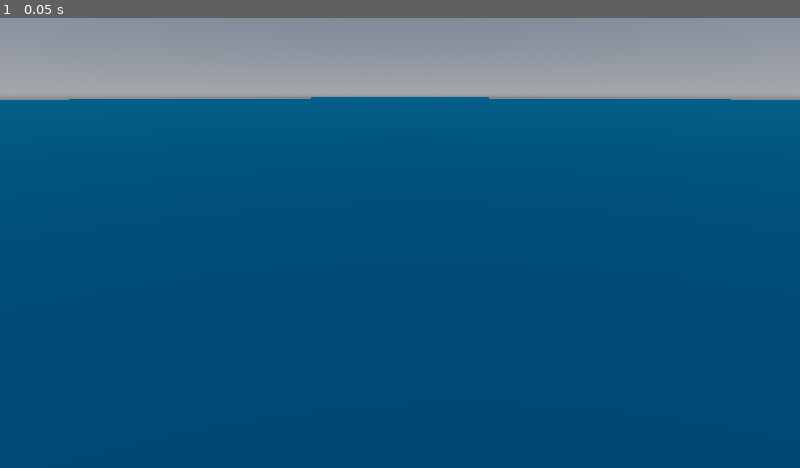
Above: before the commit, frame 1.
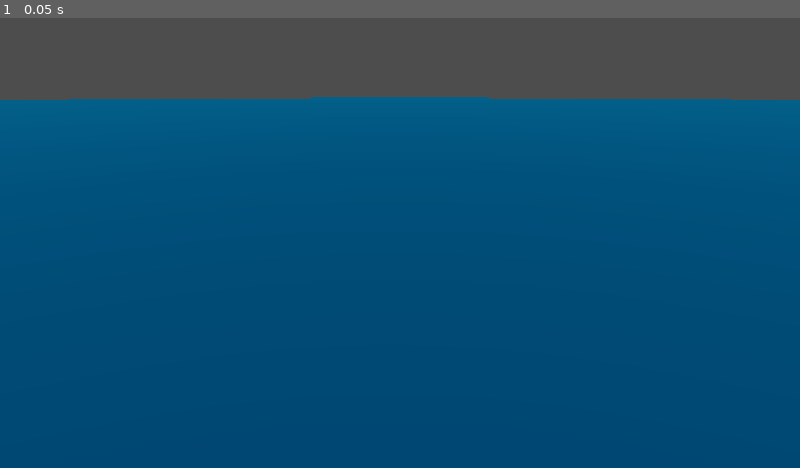
Above: after the commit, the same moment.

Repository: Explotador72/abyss
Game: Godot game, scene res://game/scenes/main.tscn
Two runs of this game, one before a commit and one after it. Both use one fixed random seed, a clock stepped at 60 frames per second and the inputs below.
Inputs:
- Up to frame 1 (0.05 s): no input

The runs differ from the first frame. In frame 1, 18% of the frame differs, in the area x 0-100%, y 0-19%.

Commit message:
fix: camera-relative UV removes world-origin precision loss
UV = world_pos.xz - CAMERA_POSITION_WORLD.xz keeps coordinate
values small regardless of world position, eliminating float
precision loss that caused color/size shift at distance.
Also removes debug prints from _update_follow_camera().

Diff:
--- a/engine/ocean/ocean_system.gd
+++ b/engine/ocean/ocean_system.gd
@@ -711,8 +711,6 @@
 	var target_position := global_position
 	target_position.x = camera.global_position.x
 	target_position.z = camera.global_position.z
-	if global_position.distance_squared_to(target_position) > 0.01:
-		prints("Ocean offset:", global_position.x - target_position.x, global_position.z - target_position.z, "Cam:", camera.global_position, "Ocean:", global_position)
 	global_position = target_position
 
 func _segments_for_ring(radius: float) -> int:
--- a/engine/ocean/shaders/water.gdshader
+++ b/engine/ocean/shaders/water.gdshader
@@ -132,7 +132,7 @@
 
 void vertex() {
 	vec3 world_pos = (MODEL_MATRIX * vec4(VERTEX, 1.0)).xyz;
-	UV = world_pos.xz;
+	UV = world_pos.xz - CAMERA_POSITION_WORLD.xz;
 	distance_to_camera = length(world_pos.xz - CAMERA_POSITION_WORLD.xz);
 	distance_lod = get_distance_lod(distance_to_camera);
 
--- a/game/scenes/main.tscn
+++ b/game/scenes/main.tscn
@@ -5,22 +5,12 @@
 [ext_resource type="Texture2D" uid="uid://0sm3ieeolp3i" path="res://assets/ui/Arrow.png" id="3_8buom"]
 [ext_resource type="PackedScene" uid="uid://df5p5ldgvcsu3" path="res://game/world/buoyancy/buoy.tscn" id="4_8buom"]
 
-[sub_resource type="ProceduralSkyMaterial" id="ProceduralSkyMaterial_3kp1d"]
-
-[sub_resource type="Sky" id="Sky_n1w2q"]
-sky_material = SubResource("ProceduralSkyMaterial_3kp1d")
-
-[sub_resource type="Environment" id="Environment_sw73p"]
-background_mode = 2
-sky = SubResource("Sky_n1w2q")
-ambient_light_color = Color(0.9607843, 0, 0.9607843, 1)
-
 [sub_resource type="PlaneMesh" id="PlaneMesh_sw73p"]
 
 [node name="Main" type="Node3D" unique_id=751255594]
 
 [node name="OceanSystem" parent="." unique_id=1912029964 instance=ExtResource("1_20rwd")]
-transform = Transform3D(1, 0, 0, 0, 1, 0, 0, 0, 1, 32.999783, 0, 17.699081)
+transform = Transform3D(1, 0, 0, 0, 1, 0, 0, 0, 1, 23.511591, 0, -505.78992)
 water_color = Color(8.904189e-07, 0.28770375, 0.32488927, 1)
 water_deep_color = Color(0.014753374, 0.2035498, 0.38014144, 1)
 height_crest = 1.0
@@ -50,10 +40,7 @@
 transform = Transform3D(1, 0, 0, 0, 1, 0, 0, 0, 1, 13.307933, 1.6083913, -10.195515)
 
 [node name="Camera3D" type="Camera3D" parent="." unique_id=1101517580]
-transform = Transform3D(0.14665031, 0.44838023, -0.8817306, 1.3130084e-08, 0.89136773, 0.4532809, 0.98918843, -0.06647378, 0.1307194, 23.511591, 6.828908, -5.0809784)
-
-[node name="WorldEnvironment" type="WorldEnvironment" parent="." unique_id=1474840087]
-environment = SubResource("Environment_sw73p")
+transform = Transform3D(0.14665031, 0.44838023, -0.8817306, 1.3130084e-08, 0.89136773, 0.4532809, 0.98918843, -0.0664738, 0.13071936, 23.511591, 6.828908, -3.2047577)
 
 [node name="MeshInstance3D" type="MeshInstance3D" parent="." unique_id=579529627]
 transform = Transform3D(453.37778, 0, 0, 0, 1, 0, 0, 0, 442.9641, -53.75287, -32.309635, 0)
